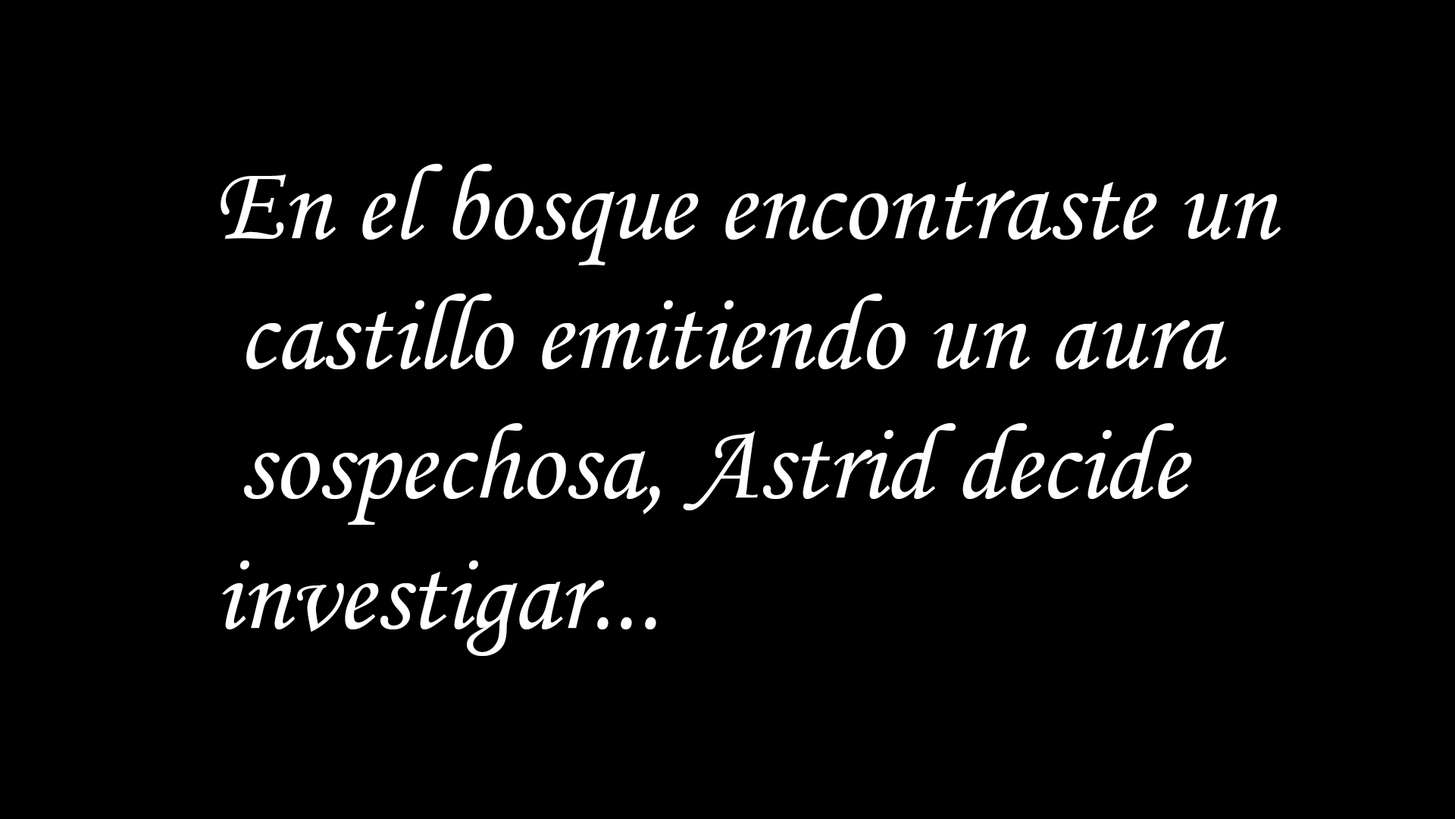
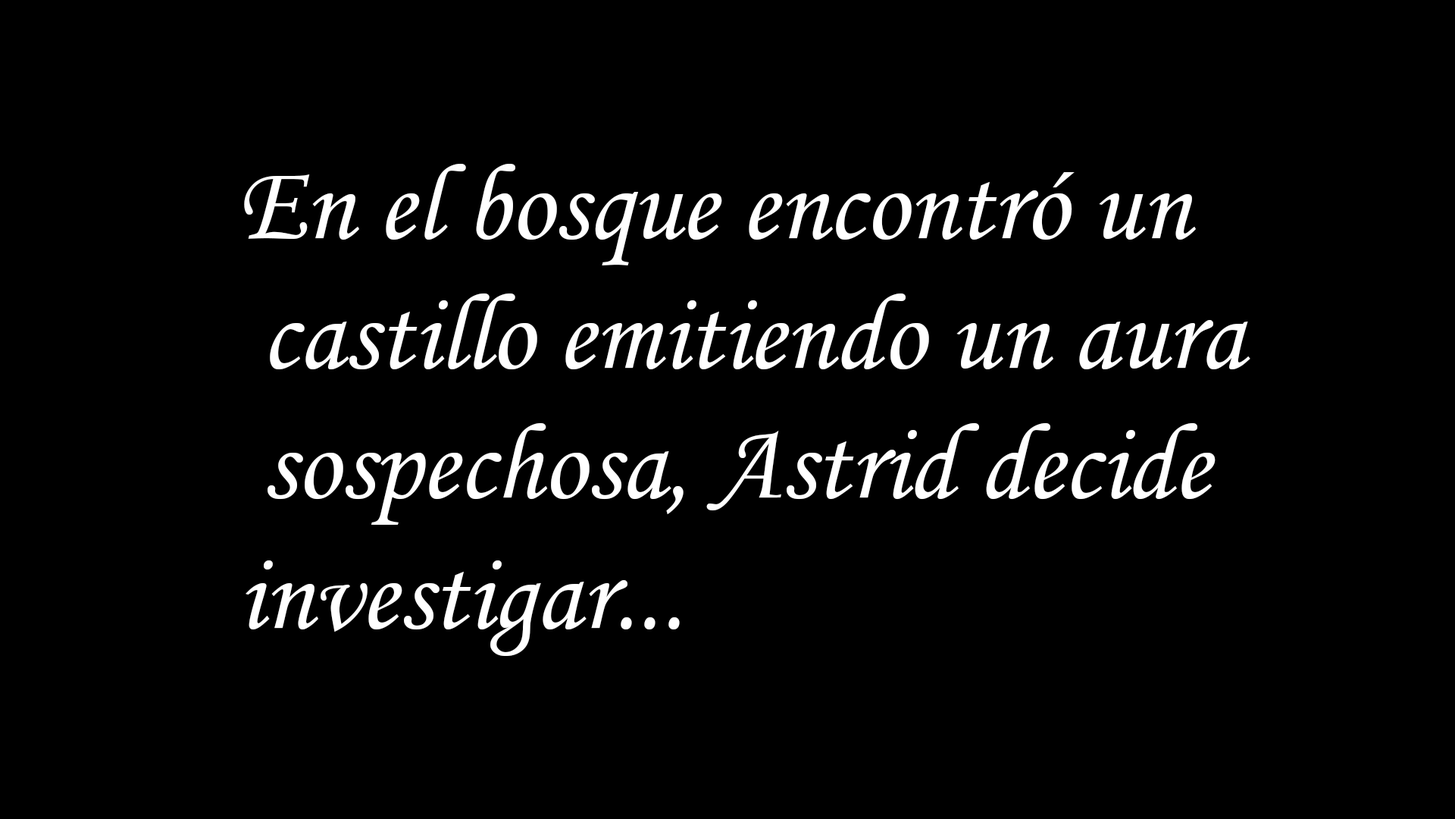
Layer changes from the first 1455x819 image to the second:
renamed "En el bosque encontraste un castillo emitiendo un aura sospec" to "En el bosque encontró un castillo emitiendo un aura sospechos", painted on it over left=220, top=163, right=1281, bottom=656
